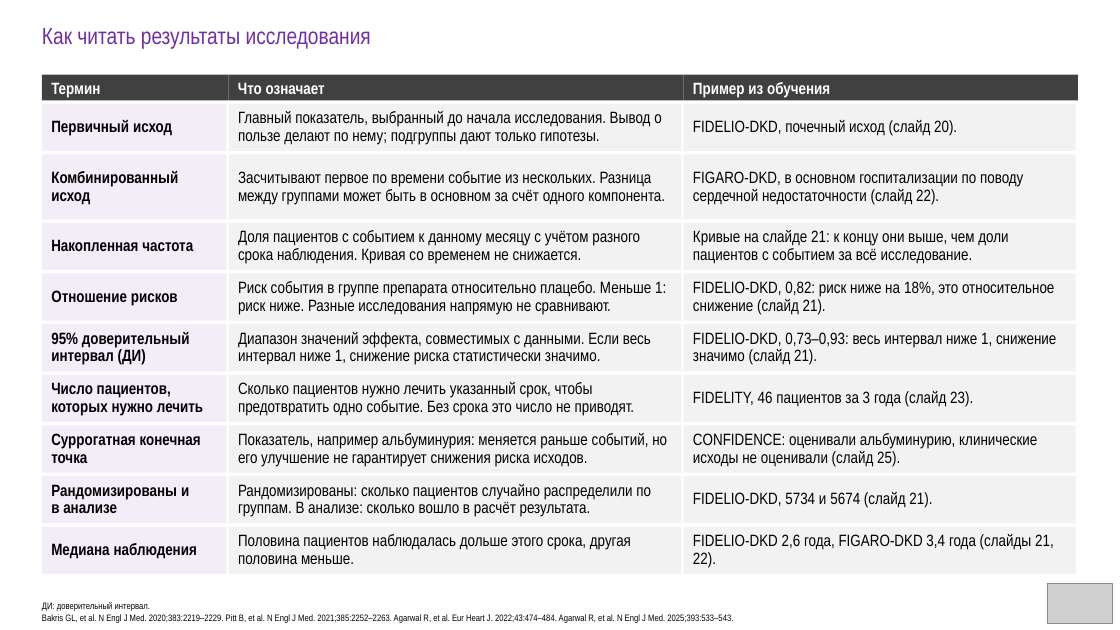
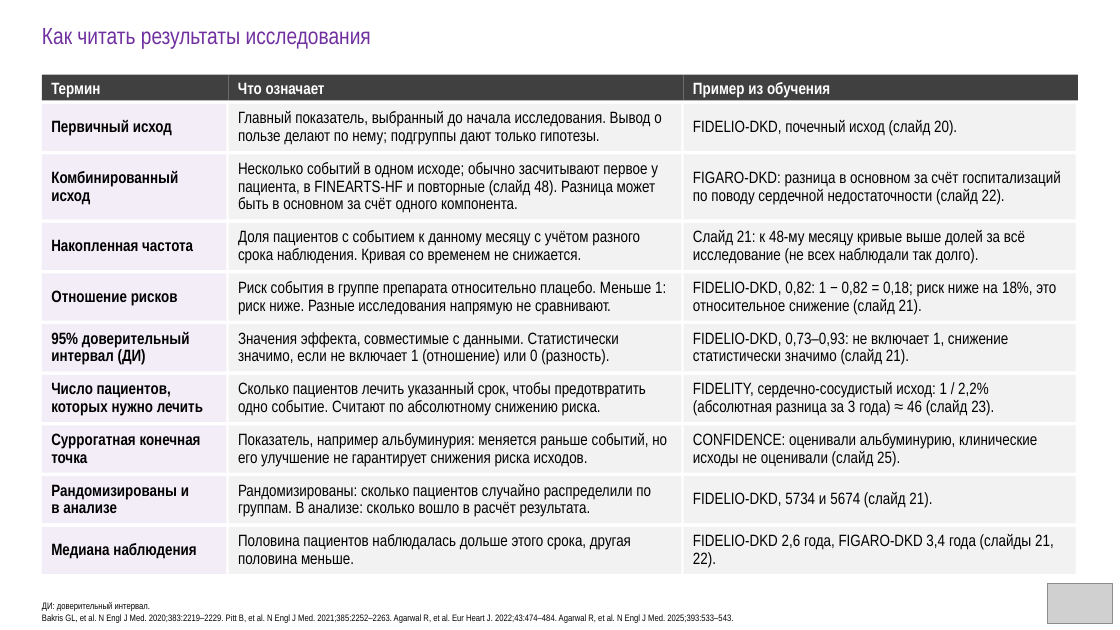
Before and after one commit to drabdulbosit1-eng/my-test-cloud, a slide deck: slide 14 of finerenone/Finerenone_Levin_reviewed.pptx. Drawn at 1120x630 pixels with LibreOffice and Linux fonts; fonts in the diff are those of the drawing; grey boxes stand for pictures. Boxes give left, top, right and bottom in pixels: in the first picture for what was removed or moved away, otherwise in the second. Text is boxed around its words. In the diff, an @@ line names an element or a change of style, - is before the commit and + after.

```diff
--- a/finerenone/Finerenone_Levin_reviewed.pptx
+++ b/finerenone/Finerenone_Levin_reviewed.pptx
@@ text at [238,162,658,213]: text changed @@
-Засчитывают первое по времени событие из нескольких. Разница между группами может быть в основном за счёт одного компонента.
+Несколько событий в одном исходе; обычно засчитывают первое у пациента, в FINEARTS-HF и повторные (слайд 48). Разница может быть в основном за счёт одного компонента.
@@ text at [693,171,1060,204]: text changed @@
-FIGARO-DKD, в основном госпитализации по поводу сердечной недостаточности (слайд 22).
+FIGARO-DKD: разница в основном за счёт госпитализаций по поводу сердечной недостаточности (слайд 22).
@@ text at [693,230,1025,264]: text changed @@
-Кривые на слайде 21: к концу они выше, чем доли пациентов с событием за всё исследование.
+Слайд 21: к 48-му месяцу кривые выше долей за всё исследование (не всех наблюдали так долго).
@@ text at [693,281,1056,314]: text changed @@
-FIDELIO-DKD, 0,82: риск ниже на 18%, это относительное снижение (слайд 21).
+FIDELIO-DKD, 0,82: 1 − 0,82 = 0,18; риск ниже на 18%, это относительное снижение (слайд 21).
@@ text at [238,332,619,365]: text changed @@
-Диапазон значений эффекта, совместимых с данными. Если весь интервал ниже 1, снижение риска статистически значимо.
+Значения эффекта, совместимые с данными. Статистически значимо, если не включает 1 (отношение) или 0 (разность).
@@ text at [693,332,1008,365]: text changed @@
-FIDELIO-DKD, 0,73–0,93: весь интервал ниже 1, снижение значимо (слайд 21).
+FIDELIO-DKD, 0,73–0,93: не включает 1, снижение статистически значимо (слайд 21).
@@ text at [238,382,646,415]: text changed @@
-Сколько пациентов нужно лечить указанный срок, чтобы предотвратить одно событие. Без срока это число не приводят.
+Сколько пациентов лечить указанный срок, чтобы предотвратить одно событие. Считают по абсолютному снижению риска.
@@ text at [693,382,994,415]: text changed @@
-FIDELITY, 46 пациентов за 3 года (слайд 23).
+FIDELITY, сердечно-сосудистый исход: 1 / 2,2% (абсолютная разница за 3 года) ≈ 46 (слайд 23).
```
Also in this commit, not shown: 17 other slides changed, 1 other file.
